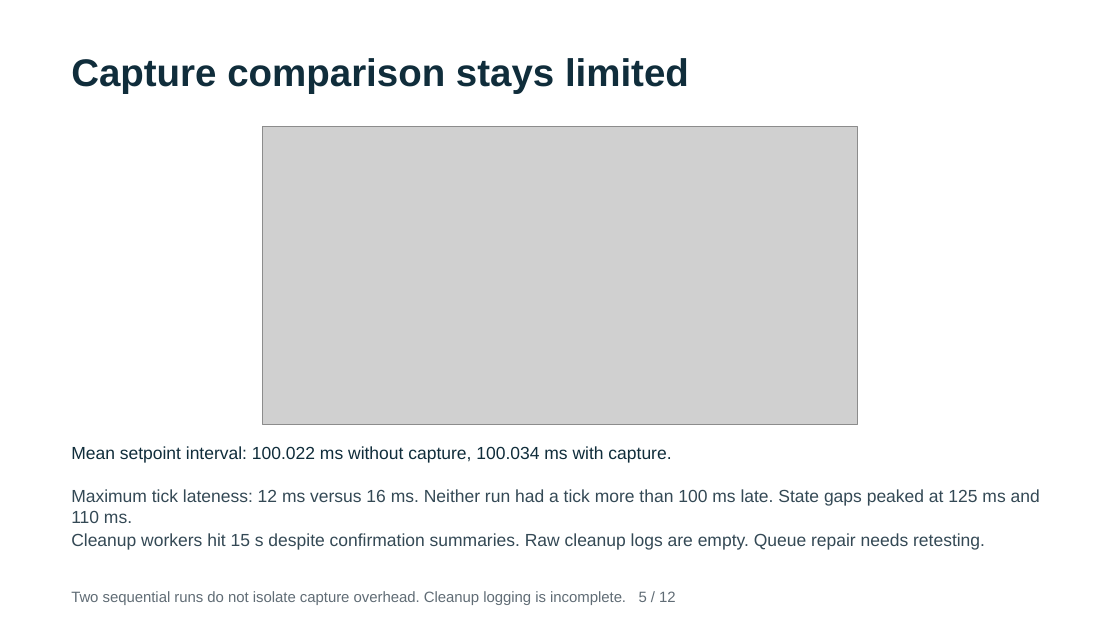
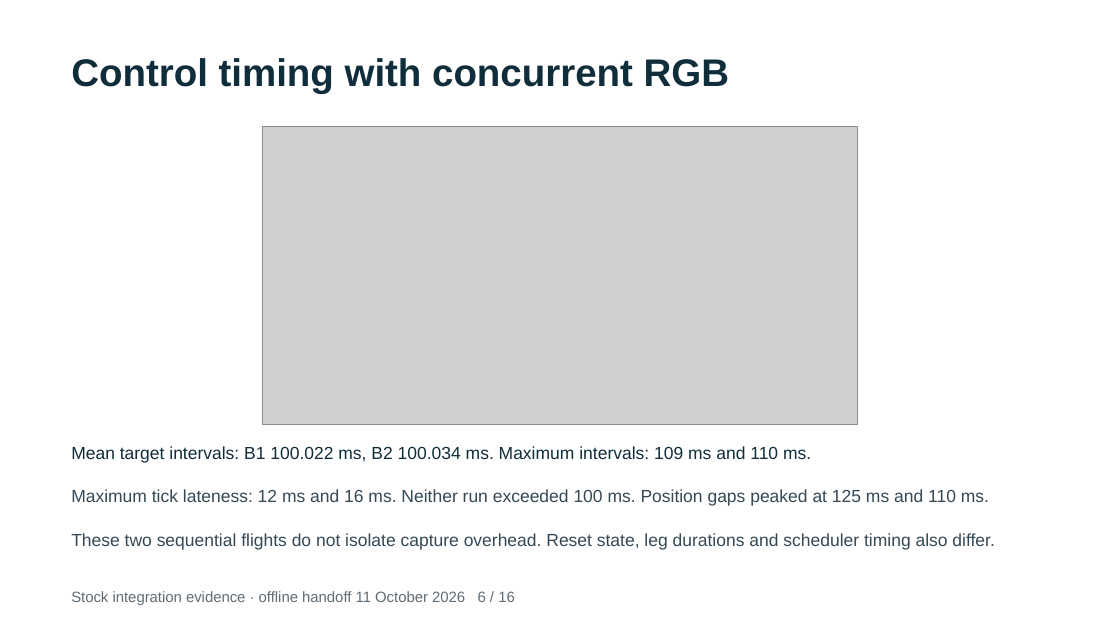
Before and after one commit to WorldExplored/R4R-Sims, a slide deck: slide 6 of results/rflysim/eval-20261010T215531Z/rflysim-evaluation.pptx (slide 5 before the commit). Drawn at 1120x630 pixels with LibreOffice and Linux fonts; fonts in the diff are those of the drawing; grey boxes stand for pictures. Boxes give left, top, right and bottom in pixels: in the first picture for what was removed or moved away, otherwise in the second. Text is boxed around its words. In the diff, an @@ line names an element or a change of style, - is before the commit and + after.

Commit message:
Complete RflySim component handoff and playable evidence

```diff
--- a/results/rflysim/eval-20261010T215531Z/rflysim-evaluation.pptx
+++ b/results/rflysim/eval-20261010T215531Z/rflysim-evaluation.pptx
@@ text at [71,58,729,94]: text changed @@
-Capture comparison stays limited
+Control timing with concurrent RGB
@@ text at [71,446,811,463]: text changed @@
-Mean setpoint interval: 100.022 ms without capture, 100.034 ms with capture.
+Mean target intervals: B1 100.022 ms, B2 100.034 ms. Maximum intervals: 109 ms and 110 ms.
@@ text at [71,489,989,506]: text changed @@
-Maximum tick lateness: 12 ms versus 16 ms. Neither run had a tick more than 100 ms late. State gaps peaked at 125 ms and 110 ms.
+Maximum tick lateness: 12 ms and 16 ms. Neither run exceeded 100 ms. Position gaps peaked at 125 ms and 110 ms.
@@ text at [71,533,994,550]: text changed @@
-Cleanup workers hit 15 s despite confirmation summaries. Raw cleanup logs are empty. Queue repair needs retesting.
+These two sequential flights do not isolate capture overhead. Reset state, leg durations and scheduler timing also differ.
@@ text at [71,591,515,605]: text changed @@
-Two sequential runs do not isolate capture overhead. Cleanup logging is incomplete. 5 / 12
+Stock integration evidence · offline handoff 11 October 2026 6 / 16
```
Also in this commit, not shown: 7 other slides changed, 8 slides added, 4 slides removed, 48 other files.
